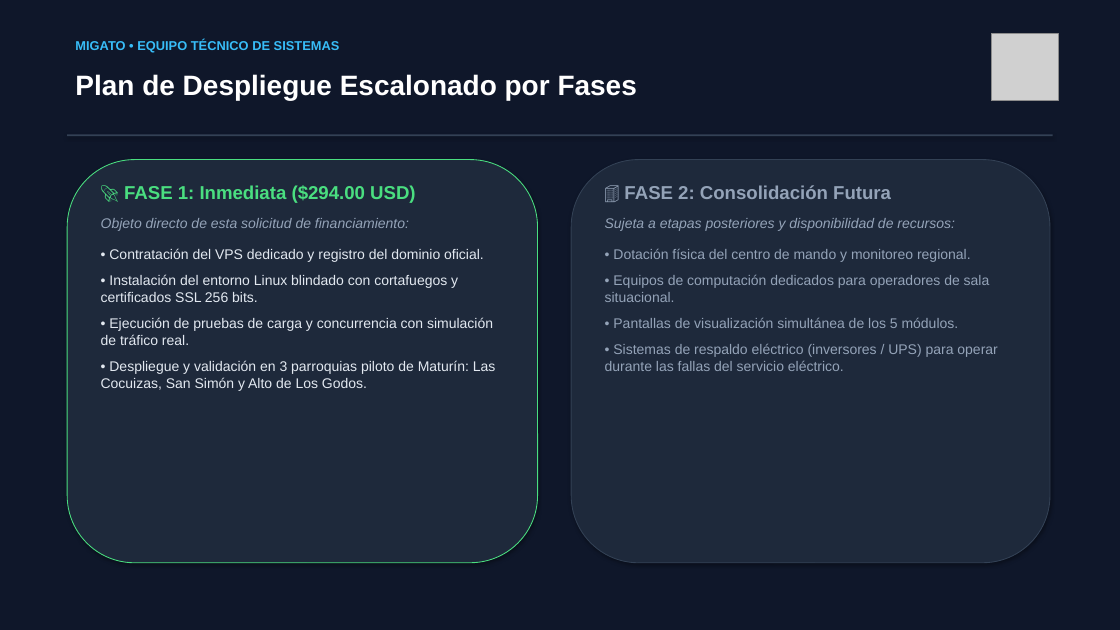
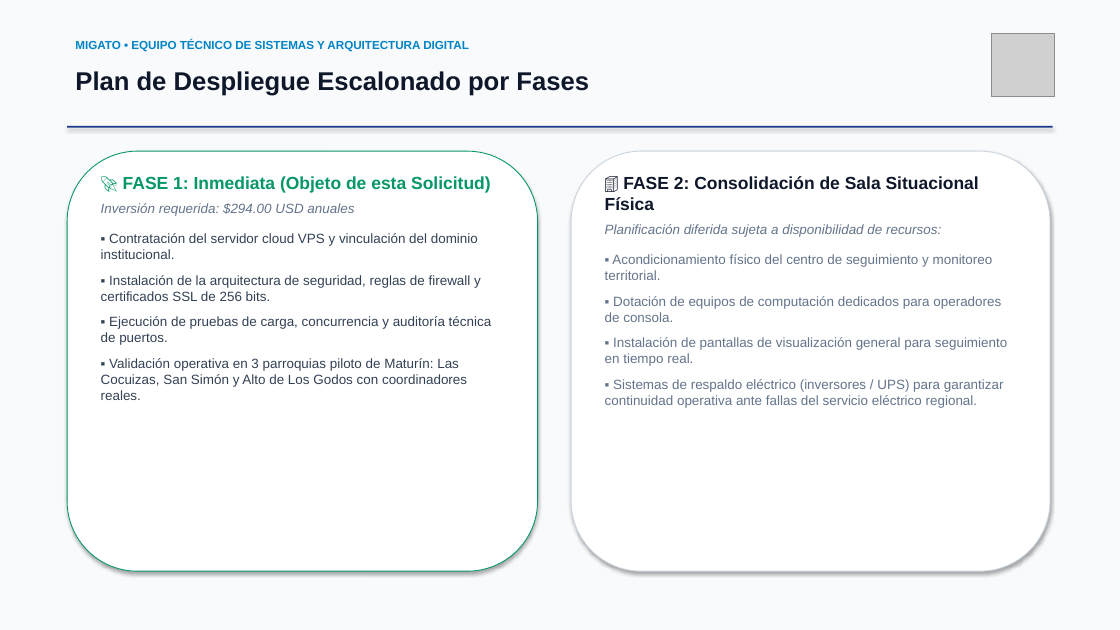
Before and after one commit to diegodona36-netizen/migato-maturin, a slide deck: slide 9 of PRESENTACION_EJECUTIVA_MIGATO_V3.pptx. Drawn at 1120x630 pixels with LibreOffice and Linux fonts; fonts in the diff are those of the drawing; grey boxes stand for pictures. Boxes give left, top, right and bottom in pixels: in the first picture for what was removed or moved away, otherwise in the second. Text is boxed around its words. In the diff, an @@ line names an element or a change of style, - is before the commit and + after.

```diff
--- a/PRESENTACION_EJECUTIVA_MIGATO_V3.pptx
+++ b/PRESENTACION_EJECUTIVA_MIGATO_V3.pptx
@@ rectangle at bbox=[0, 0, 1120, 630]: fill #0F172A to #F8FAFC @@
@@ text at bbox=[75, 40, 469, 52]: text changed; size 11 to 10 pt; text colour #38BDF8 to #0284C7 @@
-MIGATO • EQUIPO TÉCNICO DE SISTEMAS
+MIGATO • EQUIPO TÉCNICO DE SISTEMAS Y ARQUITECTURA DIGITAL
@@ picture: place and size @@
-picture at bbox=[991, 34, 1059, 101]
+picture at bbox=[991, 34, 1054, 97]
@@ text "Plan de Despliegue Escalonado por ..." at bbox=[75, 71, 589, 96]: size 24 to 22 pt, text colour #FFFFFF to #0F172A @@
@@ rectangle: place and size @@
-rectangle at bbox=[67, 134, 1053, 136]
+rectangle at bbox=[67, 126, 1053, 128]
@@ rectangle at bbox=[67, 126, 1053, 128]: fill #334155 to #1E3A8A @@
@@ rounded rectangle: place and size @@
-rounded rectangle at bbox=[67, 160, 538, 563]
+rounded rectangle at bbox=[67, 151, 538, 571]
@@ rounded rectangle at bbox=[67, 151, 538, 571]: fill #1E293B to #FFFFFF; outline #4ADE80 0.75 pt to #059669 0.75 pt @@
@@ text at bbox=[101, 176, 492, 400]: text changed; size 12 to 11.5 pt; text colour #E2E8F0 to #334155 @@
-🚀 FASE 1: Inmediata ($294.00 USD)
-Objeto directo de esta solicitud de financiamiento:
-• Contratación del VPS dedicado y registro del dominio oficial.
-• Instalación del entorno Linux blindado con cortafuegos y certificados SSL 256 bits.
-• Ejecución de pruebas de carga y concurrencia con simulación de tráfico real.
-• Despliegue y validación en 3 parroquias piloto de Maturín: Las Cocuizas, San Simón y Alto de Los Godos.
+🚀 FASE 1: Inmediata (Objeto de esta Solicitud)
+Inversión requerida: $294.00 USD anuales
+▪ Contratación del servidor cloud VPS y vinculación del dominio institucional.
+▪ Instalación de la arquitectura de seguridad, reglas de firewall y certificados SSL de 256 bits.
+▪ Ejecución de pruebas de carga, concurrencia y auditoría técnica de puertos.
+▪ Validación operativa en 3 parroquias piloto de Maturín: Las Cocuizas, San Simón y Alto de Los Godos con coordinadores reales.
@@ rounded rectangle: place and size @@
-rounded rectangle at bbox=[571, 160, 1050, 563]
+rounded rectangle at bbox=[571, 151, 1050, 571]
@@ rounded rectangle at bbox=[571, 151, 1050, 571]: fill #1E293B to #FFFFFF; outline #334155 0.75 pt to #CBD5E1 0.75 pt @@
@@ text at bbox=[605, 176, 1007, 408]: text changed; size 12 to 11.5 pt; text colour #94A3B8 to #64748B @@
-🏢 FASE 2: Consolidación Futura
-Sujeta a etapas posteriores y disponibilidad de recursos:
-• Dotación física del centro de mando y monitoreo regional.
-• Equipos de computación dedicados para operadores de sala situacional.
-• Pantallas de visualización simultánea de los 5 módulos.
-• Sistemas de respaldo eléctrico (inversores / UPS) para operar durante las fallas del servicio eléctrico.
+🏢 FASE 2: Consolidación de Sala Situacional Física
+Planificación diferida sujeta a disponibilidad de recursos:
+▪ Acondicionamiento físico del centro de seguimiento y monitoreo territorial.
+▪ Dotación de equipos de computación dedicados para operadores de consola.
+▪ Instalación de pantallas de visualización general para seguimiento en tiempo real.
+▪ Sistemas de respaldo eléctrico (inversores / UPS) para garantizar continuidad operativa ante fallas del servicio eléctrico regional.
```
Also in this commit, not shown: 9 other slides changed, 4 other files.
